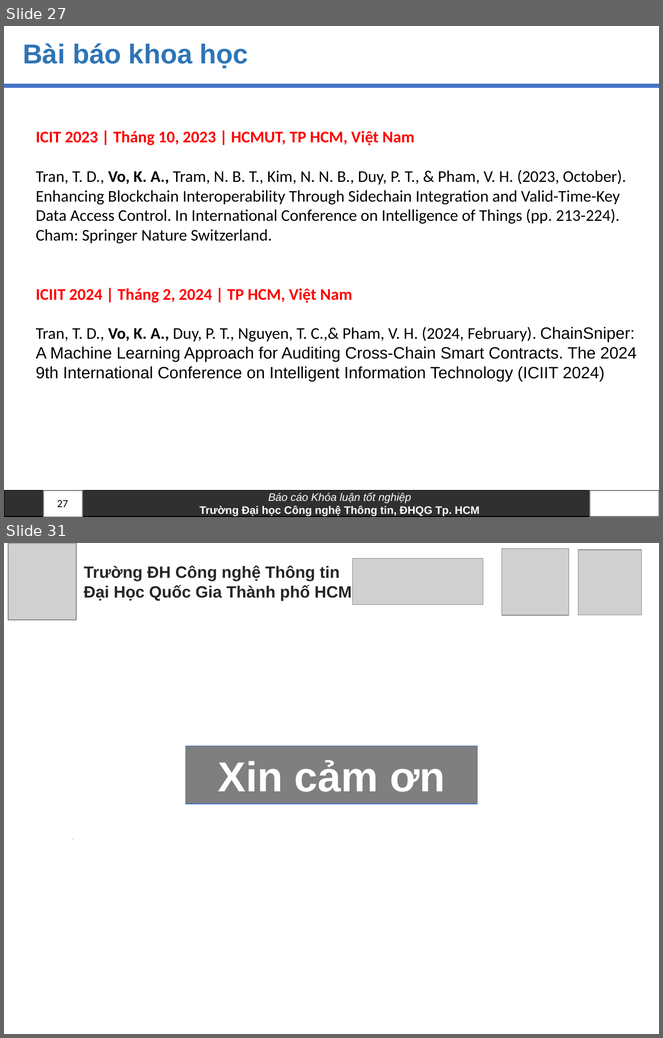
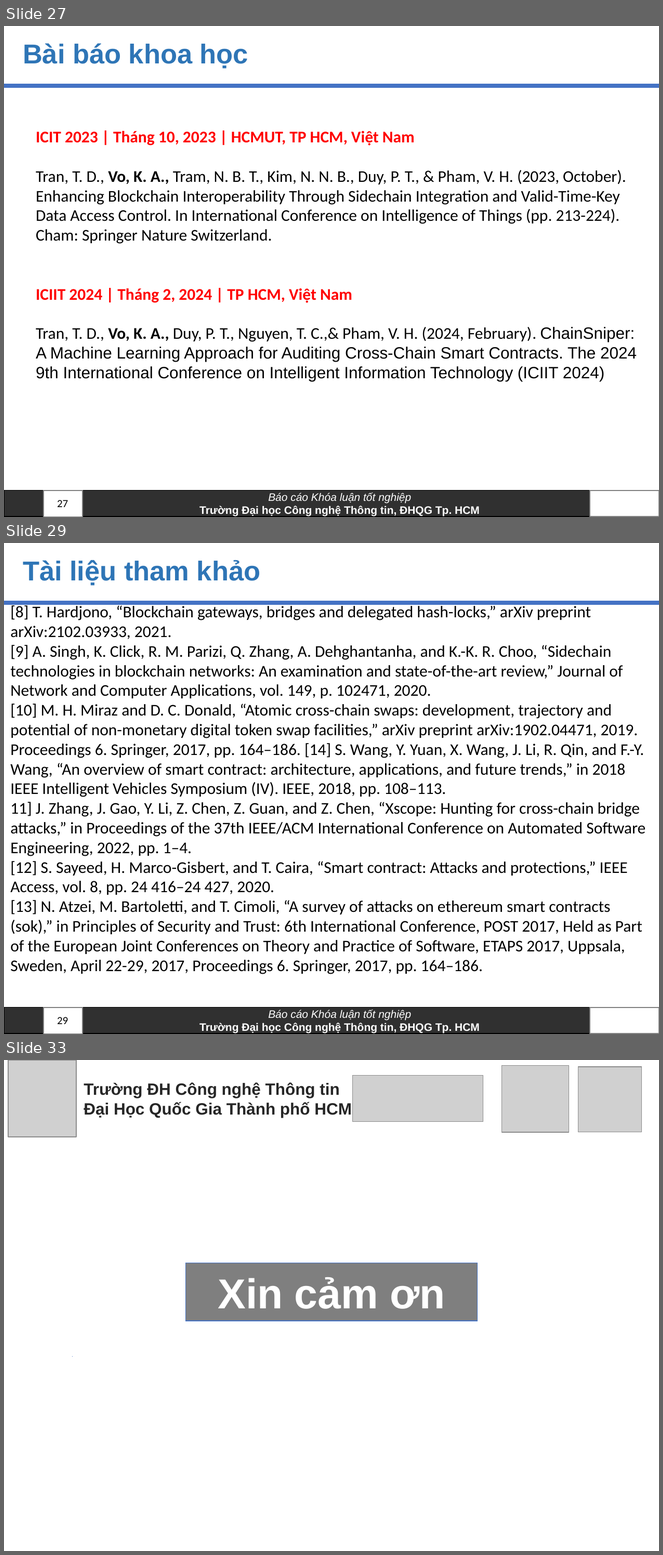
Before and after one commit to anhkiet1227/NT505_Thesis, a slide deck: Slide_20520605_VoAnhKiet.pptx. Shown one above the other, each under a label of ours: slides 27 and 31 before the commit, slides 27, 29 and 33 after it; the slides between them are not shown. The pictures are 663x1038 and 663x1555 pixels, drawn with LibreOffice and Linux fonts; fonts in the diff are those of the drawing; grey boxes stand for pictures; background and template pictures are left out. Boxes give left, top, right and bottom in pixels: in the first picture for what was removed or moved away, otherwise in the second. Text is boxed around its words. In the diff, an @@ line names an element or a change of style, - is before the commit and + after.

```diff
--- a/Slide_20520605_VoAnhKiet.pptx
+++ b/Slide_20520605_VoAnhKiet.pptx
@@ slide 29 added at <box>4,543,659,1034</box>, background #FFFFFF; not listed: 4 template elements that a slide beside it also shows @@
@@ title added at <box>23,560,260,586</box>, 30 pt, text #2E75B6, bold @@
+Tài liệu tham khảo
@@ text added at <box>10,604,646,975</box>, 18 pt, text #000000 @@
+[8] T. Hardjono, “Blockchain gateways, bridges and delegated hash-locks,” arXiv preprint arXiv:2102.03933, 2021.
+[9] A. Singh, K. Click, R. M. Parizi, Q. Zhang, A. Dehghantanha, and K.-K. R. Choo, “Sidechain technologies in blockchain networks: An examination and state-of-the-art review,” Journal of Network and Computer Applications, vol. 149, p. 102471, 2020.
+[10] M. H. Miraz and D. C. Donald, “Atomic cross-chain swaps: development, trajectory and potential of non-monetary digital token swap facilities,” arXiv preprint arXiv:1902.04471, 2019. Proceedings 6. Springer, 2017, pp. 164–186. [14] S. Wang, Y. Yuan, X. Wang, J. Li, R. Qin, and F.-Y. Wang, “An overview of smart contract: architecture, applications, and future trends,” in 2018 IEEE Intelligent Vehicles Symposium (IV). IEEE, 2018, pp. 108–113.
+11] J. Zhang, J. Gao, Y. Li, Z. Chen, Z. Guan, and Z. Chen, “Xscope: Hunting for cross-chain bridge attacks,” in Proceedings of the 37th IEEE/ACM International Conference on Automated Software Engineering, 2022, pp. 1–4.
+[12] S. Sayeed, H. Marco-Gisbert, and T. Caira, “Smart contract: Attacks and protections,” IEEE Access, vol. 8, pp. 24 416–24 427, 2020.
+[13] N. Atzei, M. Bartoletti, and T. Cimoli, “A survey of attacks on ethereum smart contracts (sok),” in Principles of Security and Trust: 6th International Conference, POST 2017, Held as Part of the European Joint Conferences on Theory and Practice of Software, ETAPS 2017, Uppsala, Sweden, April 22-29, 2017, Proceedings 6. Springer, 2017, pp. 164–186.
@@ page number added at <box>57,1017,68,1025</box>, 12 pt, text #000000 @@
+29
@@ what was slide 31 is now slide 33 @@
```
Also in this commit, not shown: 10 slides changed, 1 other slide added, 1 other file.
